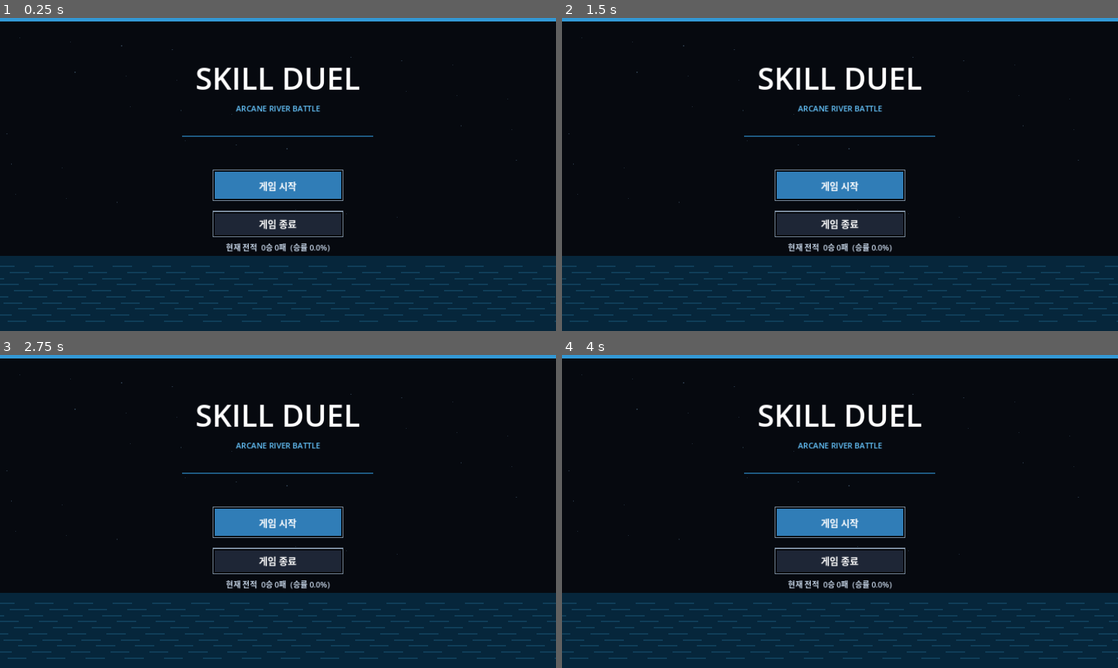
Above: before the commit, frames 1-4 (two rows, left to right).
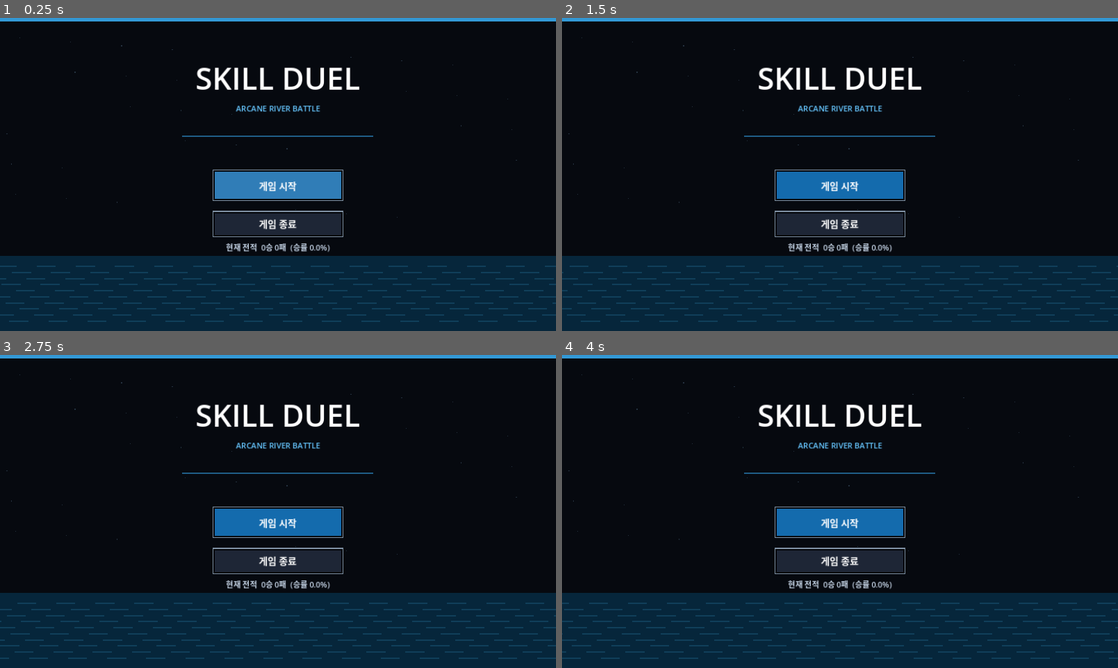
Above: after the commit, the same moments.

Repository: kimnamhyeong12/SkillDuel
Game: Godot game, scene res://scenes/Main.tscn
The game is run twice, just before and just after one commit, with the same random seed, the same clock (stepped at 60 frames per second) and the same inputs.
Inputs (mouse positions are in pixels of both pictures, inside the frame that each line leads up to):
- Up to frame 1 (0.25 s): no input
- Up to frame 2 (1.5 s): tap Enter at 0.5 s; move the mouse to (962, 158) at 0.52 s; hold D 0.53-1.28 s; tap Q at 0.6 s; click (962, 158) at 0.67 s; move the mouse to (728, 190) at 1.27 s; hold S from 1.28 s (still down); tap E at 1.35 s
- Up to frame 3 (2.75 s): move the mouse to (333, 442) at 2.02 s; release S at 2.03 s; hold D from 2.03 s (still down); tap Shift at 2.1 s
- Up to frame 4 (4 s): move the mouse to (812, 574) at 2.77 s; release D at 2.78 s; hold W 2.78-3.53 s; tap R at 2.85 s; click (812, 574) at 2.92 s; move the mouse to (1006, 558) at 3.52 s; hold A from 3.53 s (still down); tap Q at 3.6 s

The runs differ from the first frame. In frame 1, 0.5% of the frame differs, in the area x 0-100%, y 79-98%; in frame 2, 4.5%; in frame 3, 5.8%, in the area x 0-100%, y 49-98%; in frame 4, 3.6%.
Error before the commit: Invalid assignment of property or key 'offset' with value of type 'Vector2' on a base object of type 'null instance'. (res://scripts/main.gd:164)

Commit message:
fix: prevent null Camera2D crash during impact shake

Diff:
--- a/game/scenes/Main.tscn
+++ b/game/scenes/Main.tscn
@@ -1,16 +1,20 @@
-[gd_scene format=3 uid="uid://gbeojl53vrur"]
+[gd_scene load_steps=4 format=3]
 
-[ext_resource type="Script" uid="uid://dw4icu4wd6e8n" path="res://scripts/main.gd" id="1_main"]
+[ext_resource type="Script" path="res://scripts/main.gd" id="1_main"]
 [ext_resource type="PackedScene" path="res://scenes/Player.tscn" id="2_player"]
 [ext_resource type="PackedScene" path="res://scenes/Enemy.tscn" id="3_enemy"]
 
-[node name="Main" type="Node2D" unique_id=287122442]
+[node name="Main" type="Node2D"]
 script = ExtResource("1_main")
 
-[node name="Player" parent="." unique_id=75652490 instance=ExtResource("2_player")]
+[node name="Camera2D" type="Camera2D" parent="."]
+position = Vector2(640, 360)
+enabled = true
+
+[node name="Player" parent="." instance=ExtResource("2_player")]
+position = Vector2(300, 585)
 visible = false
-position = Vector2(300, 585)
 
-[node name="Enemy" parent="." unique_id=1846712638 instance=ExtResource("3_enemy")]
+[node name="Enemy" parent="." instance=ExtResource("3_enemy")]
+position = Vector2(980, 145)
 visible = false
-position = Vector2(980, 145)
--- a/game/scripts/main.gd
+++ b/game/scripts/main.gd
@@ -54,7 +54,7 @@
 
 @onready var player = $Player
 @onready var enemy = $Enemy
-@onready var camera: Camera2D = $Camera2D
+var camera: Camera2D = null
 
 
 # Main menu
@@ -114,6 +114,17 @@
 	rng.randomize()
 	_load_stats()
 
+	# v0.8.1 HOTFIX:
+	# 기존 프로젝트에 Camera2D 노드가 없더라도 자동 생성한다.
+	camera = get_node_or_null("Camera2D") as Camera2D
+
+	if camera == null:
+		camera = Camera2D.new()
+		camera.name = "Camera2D"
+		camera.position = SCREEN_SIZE * 0.5
+		camera.enabled = true
+		add_child(camera)
+
 	player.defeated.connect(_on_player_defeated)
 	enemy.defeated.connect(_on_enemy_defeated)
 	player.ultimate_used.connect(_on_player_ultimate_used)
@@ -149,19 +160,20 @@
 		impact_flash_timer - delta
 	)
 
-	if impact_shake_timer > 0.0:
-		camera.offset = Vector2(
-			rng.randf_range(
-				-impact_shake_strength,
-				impact_shake_strength
-			),
-			rng.randf_range(
-				-impact_shake_strength,
-				impact_shake_strength
+	if is_instance_valid(camera):
+		if impact_shake_timer > 0.0:
+			camera.offset = Vector2(
+				rng.randf_range(
+					-impact_shake_strength,
+					impact_shake_strength
+				),
+				rng.randf_range(
+					-impact_shake_strength,
+					impact_shake_strength
+				)
 			)
-		)
-	else:
-		camera.offset = Vector2.ZERO
+		else:
+			camera.offset = Vector2.ZERO
 
 	if state == GameState.BATTLE:
 		_update_map_effects(delta)
@@ -360,6 +372,13 @@
 	_clear_projectiles()
 	_clear_heal_packs()
 	_clear_terrain_effects()
+
+	impact_shake_timer = 0.0
+	impact_shake_strength = 0.0
+	impact_flash_timer = 0.0
+
+	if is_instance_valid(camera):
+		camera.offset = Vector2.ZERO
 
 	player.set_active(false)
 	enemy.set_active(false)
Not shown, added: docs/devlog/2026-09-10_v0.8.1_camera_hotfix.md
